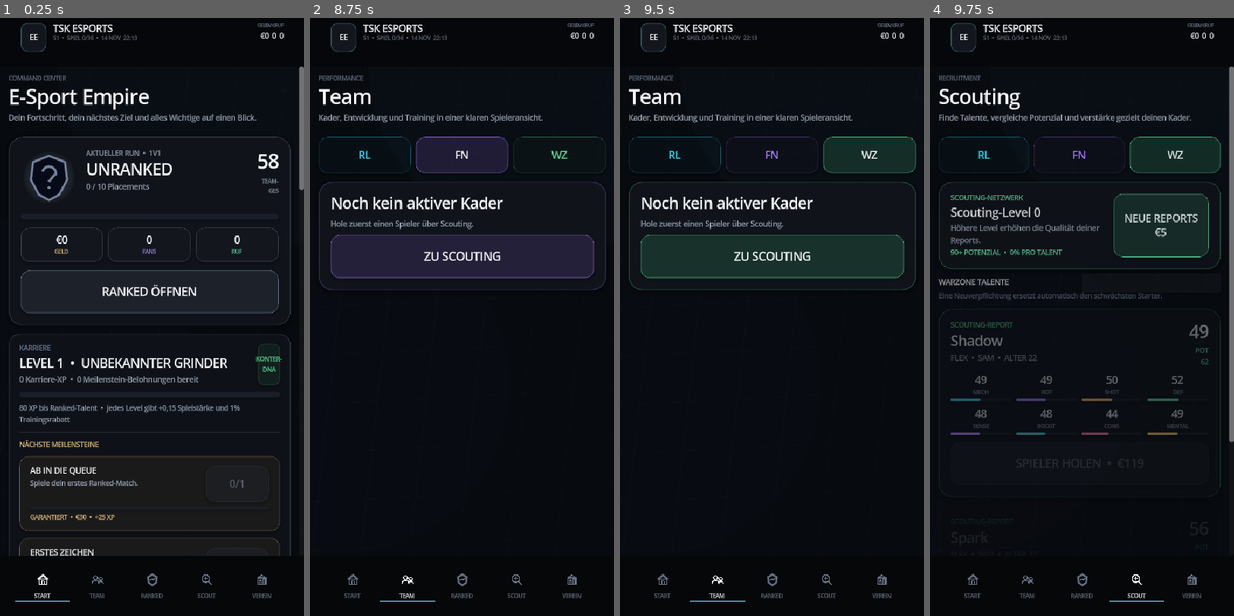
Above: before the commit, frames 1-4 (left to right).
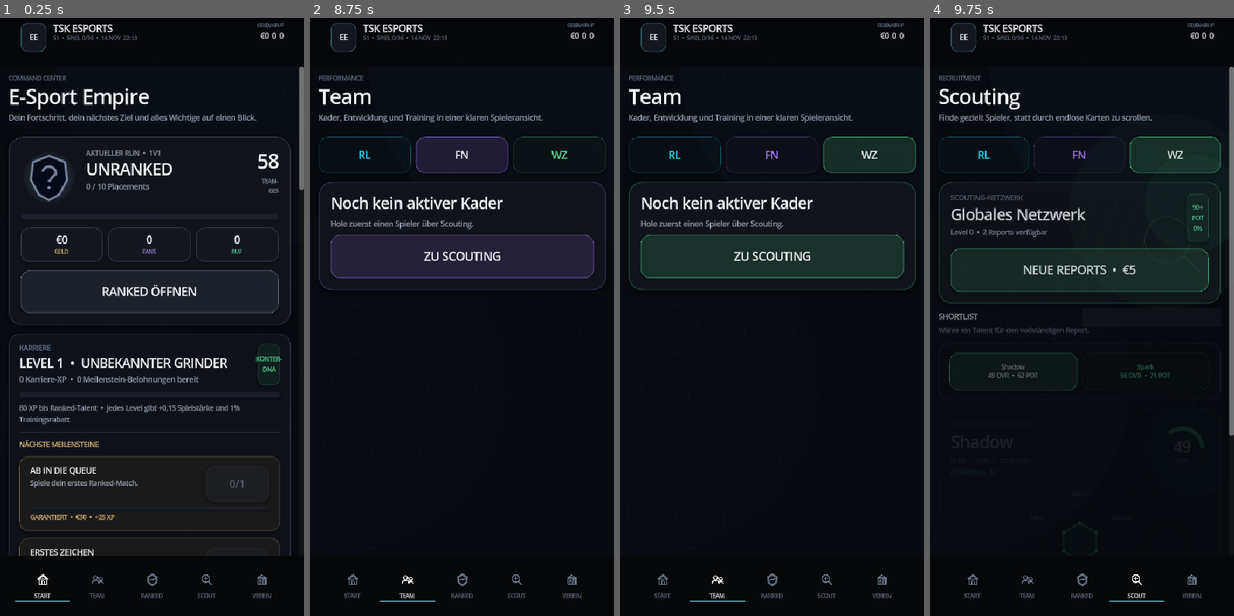
Above: after the commit, the same moments.

Repository: JasonTSKowner/E-Sport-Empire
Game: Godot game, scene res://scenes/Main.tscn
Same seed, same stepped clock (60 frames per second), same inputs: the game is played once before the commit and once after it.
Inputs (mouse positions are in pixels of both pictures, inside the frame that each line leads up to):
- Up to frame 1 (0.25 s): no input
- Up to frame 2 (8.75 s): click "RANKED ÖFFNEN" at 0.5 s; click "RL" at 1.25 s; click "FN" at 2 s; click "NÄCHSTES SPIEL LIVE" at 2.75 s; click "NÄCHSTES SPIEL STREAMEN: AN" at 3.5 s; click "NÄCHSTES SPIEL LIVE" at 4.25 s; click "NÄCHSTES SPIEL STREAMEN: AN" at 5 s; click "WZ" at 5.75 s; click (352, 580) at 6.52 s; click (407, 580) at 7.27 s; click "FN" at 8 s
- Up to frame 3 (9.5 s): click "WZ" at 8.75 s
- Up to frame 4 (9.75 s): click "ZU SCOUTING" at 9.5 s

Frames 1-3 are identical in both runs. In frame 4, 9.1% of the frame differs, in the area x 2-100%, y 16-90%.

Commit message:
v2.0: rebuild scouting as focused player dossiers

Diff:
--- a/scripts/main.gd
+++ b/scripts/main.gd
@@ -36,6 +36,7 @@
 var toast_token := 0
 var ranked_view := "overview"
 var selected_player_id := ""
+var selected_prospect_id := ""
 
 var match_overlay: Control
 var match_timer: Timer
@@ -2485,96 +2486,163 @@
 	_page_header(
 		"RECRUITMENT",
 		"Scouting",
-		"Finde Talente, vergleiche Potenzial und verstärke gezielt deinen Kader."
+		"Finde gezielt Spieler, statt durch endlose Karten zu scrollen."
 	)
 	_mode_switch()
-	var mode: String = game.selected_mode()
+
+	var mode := game.selected_mode()
 	var accent: Color = GameDataRef.MODE_COLORS[mode]
-	var info := UI.hero(UI.GREEN)
-	var row := HBoxContainer.new()
-	row.add_theme_constant_override("separation", 10)
-	info.add_child(row)
-	var text := VBoxContainer.new()
-	text.size_flags_horizontal = Control.SIZE_EXPAND_FILL
-	text.add_child(UI.overline("SCOUTING-NETZWERK", UI.GREEN))
-	text.add_child(
-		UI.label("Scouting-Level %d" % game.facility_level("scouting"), 17, UI.TEXT, 800)
-	)
-	text.add_child(UI.label("Höhere Level erhöhen die Qualität deiner Reports.", 11, UI.MUTED))
-	text.add_child(
-		UI.label(
-			"90+ POTENZIAL  •  %s PRO TALENT"
-			% _chance_text(game.scouting_elite_potential_chance()),
-			10,
-			UI.GREEN,
-			800
-		)
-	)
-	row.add_child(text)
-	var refresh := UI.button("NEUE REPORTS\n€5", UI.GREEN, true, true)
-	refresh.custom_minimum_size.x = 106
+	var prospects: Array = []
+	for prospect_value in game.data.get("market", []):
+		var prospect: Dictionary = prospect_value
+		if str(prospect.get("mode", "")) == mode:
+			prospects.append(prospect)
+
+	var hero := UI.hero(UI.GREEN)
+	var art := HeroArtRef.new()
+	art.configure(UI.GREEN, "scout")
+	hero.add_child(art)
+	var hero_box := VBoxContainer.new()
+	hero_box.add_theme_constant_override("separation", 10)
+	hero.add_child(hero_box)
+	var hero_top := HBoxContainer.new()
+	var hero_copy := VBoxContainer.new()
+	hero_copy.size_flags_horizontal = Control.SIZE_EXPAND_FILL
+	hero_copy.add_child(UI.overline("SCOUTING-NETZWERK", UI.DIM))
+	hero_copy.add_child(UI.label("Globales Netzwerk", 22, UI.TEXT, 800))
+	hero_copy.add_child(UI.label("Level %d  •  %d Reports verfügbar" % [game.facility_level("scouting"), prospects.size()], 10, UI.MUTED, 700))
+	hero_top.add_child(hero_copy)
+	hero_top.add_child(UI.badge("90+ POT  %s" % _chance_text(game.scouting_elite_potential_chance()), UI.GREEN))
+	hero_box.add_child(hero_top)
+	var refresh := UI.button("NEUE REPORTS  •  €5", UI.GREEN, true)
 	refresh.pressed.connect(_refresh_market)
-	row.add_child(refresh)
-	page_content.add_child(info)
-	page_content.add_child(
-		_section_title(
-			"%s TALENTE" % mode.to_upper(), "Eine Neuverpflichtung ersetzt automatisch den schwächsten Starter."
-		)
-	)
-	var found := 0
-	for prospect in game.data.get("market", []):
-		if str(prospect.get("mode", "")) == mode:
+	hero_box.add_child(refresh)
+	page_content.add_child(hero)
+
+	if prospects.is_empty():
+		var empty := UI.card()
+		var empty_text := UI.label("Keine Talente mehr verfügbar. Lade neue Reports.", 13, UI.MUTED)
+		empty_text.horizontal_alignment = HORIZONTAL_ALIGNMENT_CENTER
+		empty.add_child(empty_text)
+		page_content.add_child(empty)
+		return
+
+	var selected_found := false
+	for prospect in prospects:
+		if str(prospect.get("id", "")) == selected_prospect_id:
+			selected_found = true
+			break
+	if not selected_found:
+		selected_prospect_id = str(prospects[0].get("id", ""))
+
+	page_content.add_child(_section_title("SHORTLIST", "Wähle ein Talent für den vollständigen Report."))
+	page_content.add_child(_prospect_selector(prospects, accent))
+	for prospect in prospects:
+		if str(prospect.get("id", "")) == selected_prospect_id:
 			page_content.add_child(_prospect_card(prospect, accent))
-			found += 1
-	if found == 0:
-		var empty := UI.card()
-		empty.add_child(
-			UI.label(
-				"Keine %s-Talente mehr verfügbar. Lade neue Scouting-Reports." % mode, 14, UI.MUTED
-			)
-		)
-		page_content.add_child(empty)
+			break
 
 
 func _prospect_card(player: Dictionary, accent: Color) -> Control:
 	var panel := UI.hero(accent)
+	var art := HeroArtRef.new()
+	art.configure(accent, "scout")
+	panel.add_child(art)
 	var box := VBoxContainer.new()
-	box.add_theme_constant_override("separation", 10)
+	box.add_theme_constant_override("separation", 12)
 	panel.add_child(box)
+
 	var top := HBoxContainer.new()
-	top.add_theme_constant_override("separation", 10)
-	box.add_child(top)
+	top.add_theme_constant_override("separation", 12)
 	var identity := VBoxContainer.new()
 	identity.size_flags_horizontal = Control.SIZE_EXPAND_FILL
-	identity.add_child(UI.overline("SCOUTING-REPORT", accent))
-	identity.add_child(UI.label(str(player["name"]), 20, UI.TEXT, 800))
+	identity.add_child(UI.overline("VOLLSTÄNDIGER REPORT", UI.DIM))
+	identity.add_child(UI.label(str(player.get("name", "PLAYER")), 24, UI.TEXT, 800))
 	identity.add_child(
 		UI.label(
-			(
-				"%s  •  %s  •  ALTER %d"
-				% [str(player["role"]).to_upper(), player["region"], int(player["age"])]
-			),
-			11,
+			"%s  •  %s  •  %d JAHRE"
+			% [
+				str(player.get("role", "PLAYER")).to_upper(),
+				str(player.get("region", "EU")),
+				int(player.get("age", 18)),
+			],
+			10,
 			UI.MUTED,
 			700
 		)
 	)
+	identity.add_child(UI.label("POTENZIAL %d" % int(player.get("potential", 70)), 10, UI.GREEN, 800))
 	top.add_child(identity)
-	var ratings := VBoxContainer.new()
-	var ovr := UI.label(str(game.player_overall(player)), 25, UI.TEXT, 800)
-	ovr.horizontal_alignment = HORIZONTAL_ALIGNMENT_RIGHT
-	var pot := UI.label("POT %d" % int(player["potential"]), 10, UI.GREEN, 800)
-	pot.horizontal_alignment = HORIZONTAL_ALIGNMENT_RIGHT
-	ratings.add_child(ovr)
-	ratings.add_child(pot)
-	top.add_child(ratings)
-	box.add_child(_development_stat_grid(player))
+	top.add_child(OVRRingRef.new().configure(game.player_overall(player), accent, "OVR"))
+	box.add_child(top)
+
+	var radar_values := [
+		int(player.get("mechanics", 50)),
+		int(player.get("shooting", 50)),
+		int(player.get("rotation", 50)),
+		int(player.get("defense", 50)),
+		int(player.get("game_sense", 50)),
+		int(player.get("mentality", 50)),
+	]
+	var radar_labels := ["MECH", "SCHUSS", "ROT", "DEF", "SENSE", "MENT"]
+	box.add_child(StatRadarRef.new().configure(radar_values, radar_labels, accent))
+
+	var metrics := HBoxContainer.new()
+	metrics.add_theme_constant_override("separation", 6)
+	metrics.add_child(_metric_block("BOOST", str(int(player.get("boost_control", 50))), UI.CYAN))
+	metrics.add_child(_metric_block("KONSTANZ", str(int(player.get("consistency", 50))), UI.PURPLE))
+	metrics.add_child(_metric_block("POTENZIAL", str(int(player.get("potential", 70))), UI.GREEN))
+	box.add_child(metrics)
+
 	var price := int(player.get("contract", 0))
-	var sign := UI.button("SPIELER HOLEN  •  %s" % GameDataRef.format_cash(price), accent, true)
-	sign.disabled = int(game.data["cash"]) < price
-	sign.pressed.connect(_sign_player.bind(str(player["id"])))
+	var affordable := int(game.data.get("cash", 0)) >= price
+	var sign := UI.button(
+		"VERPFLICHTEN  •  %s" % GameDataRef.format_cash(price)
+		if affordable
+		else "BRAUCHT %s" % GameDataRef.format_cash(price),
+		accent,
+		affordable
+	)
+	sign.disabled = not affordable
+	sign.pressed.connect(_sign_player.bind(str(player.get("id", ""))))
 	box.add_child(sign)
 	return panel
+
+
+func _prospect_selector(prospects: Array, accent: Color) -> Control:
+	var panel := PanelContainer.new()
+	var style := UI.box(Color(0.038, 0.046, 0.058, 0.98), 14, Color(0.55, 0.62, 0.70, 0.08), 1)
+	style.shadow_size = 0
+	panel.add_theme_stylebox_override("panel", style)
+	var row := HBoxContainer.new()
+	row.add_theme_constant_override("separation", 6)
+	panel.add_child(row)
+	for prospect_value in prospects:
+		var prospect: Dictionary = prospect_value
+		var id := str(prospect.get("id", ""))
+		var selected := id == selected_prospect_id
+		var button := UI.button(
+			"%s\n%d OVR  •  %d POT"
+			% [
+				str(prospect.get("name", "PLAYER")),
+				game.player_overall(prospect),
+				int(prospect.get("potential", 70)),
+			],
+			accent,
+			selected,
+			true
+		)
+		button.size_flags_horizontal = Control.SIZE_EXPAND_FILL
+		button.custom_minimum_size.y = 56
+		button.add_theme_font_size_override("font_size", 9)
+		button.pressed.connect(_select_prospect.bind(id))
+		row.add_child(button)
+	return panel
+
+
+func _select_prospect(prospect_id: String) -> void:
+	selected_prospect_id = prospect_id
+	_show_page("market", false)
 
 
 func _build_empire_page() -> void:
